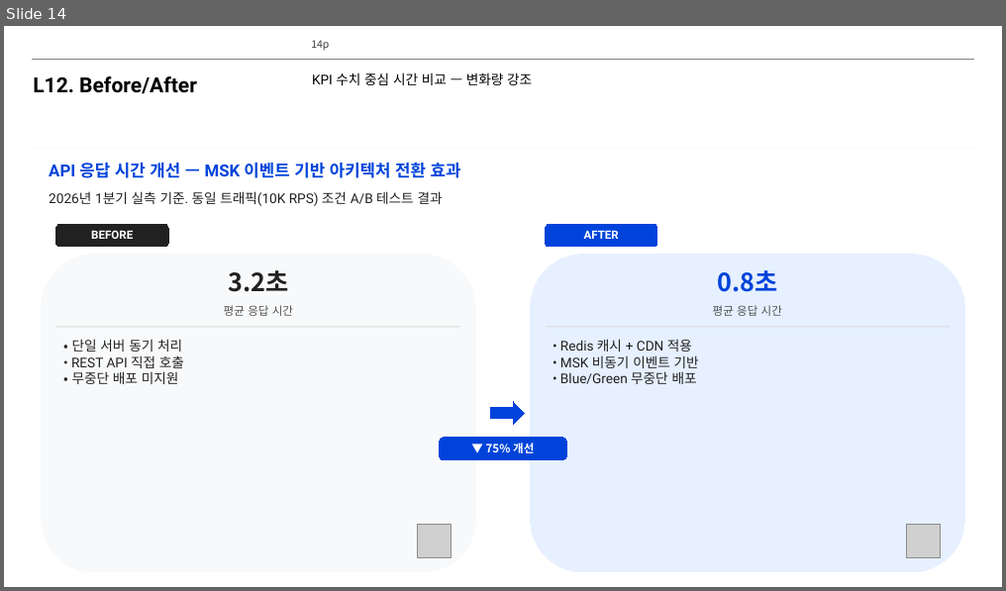
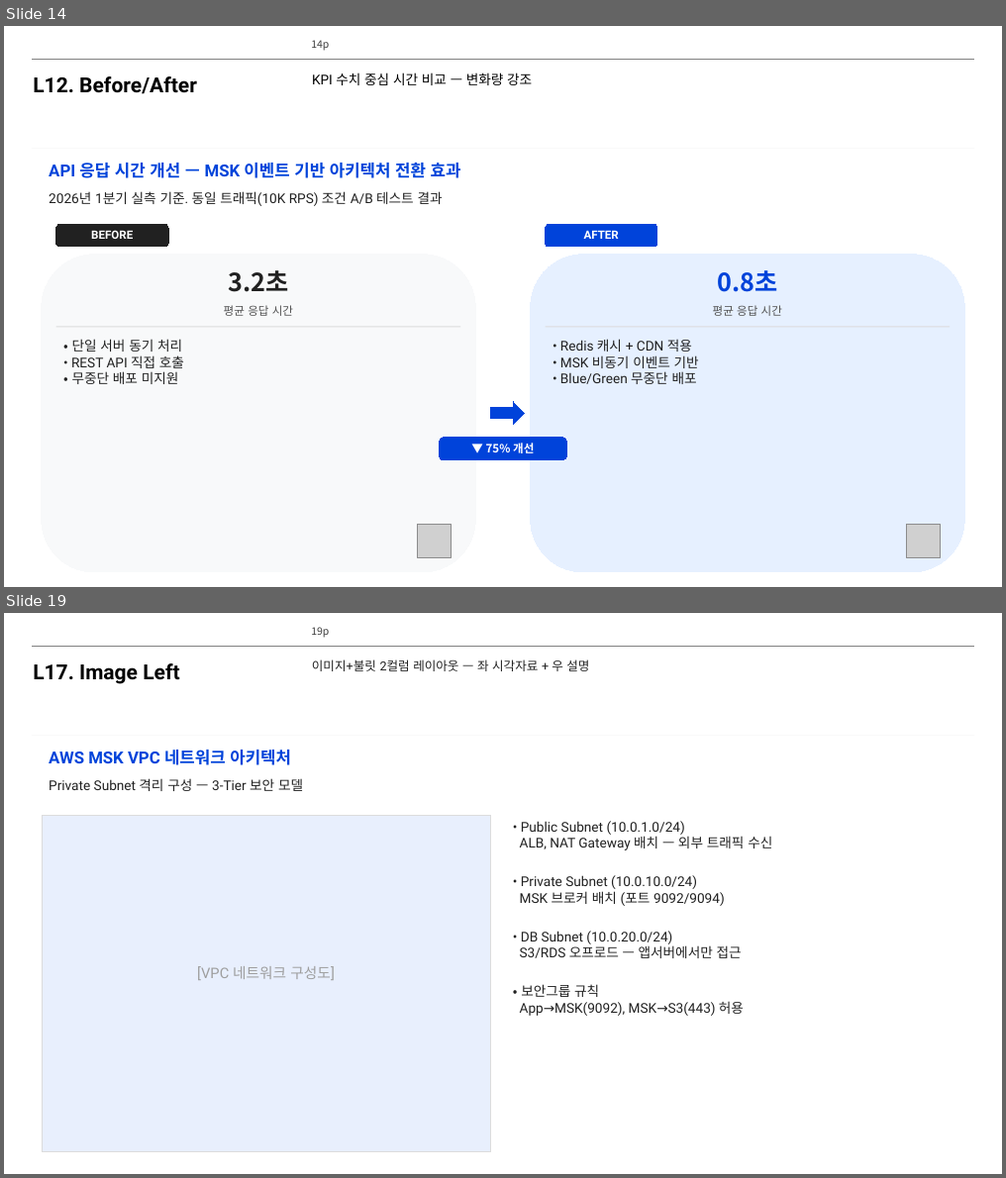
Before and after one commit to lhs6395-hslee/project-steer, a slide deck: results/pptx/AWS_MSK_Expert_Intro.pptx. Shown one above the other, each under a label of ours: slide 14 before the commit, slides 14 and 19 after it; the slides between them are not shown. The pictures are 1006x591 and 1006x1178 pixels, drawn with LibreOffice and Linux fonts; fonts in the diff are those of the drawing; grey boxes stand for pictures; background and template pictures are left out. Boxes give left, top, right and bottom in pixels: in the first picture for what was removed or moved away, otherwise in the second. Text is boxed around its words. In the diff, an @@ line names an element or a change of style, - is before the commit and + after.

```diff
--- a/results/pptx/AWS_MSK_Expert_Intro.pptx
+++ b/results/pptx/AWS_MSK_Expert_Intro.pptx
@@ slide 19 added at [4, 613, 1002, 1174], background #FFFFFF; not listed: 3 template elements that a slide beside it also shows @@
@@ text added at [33, 663, 179, 684], 20 pt, text #000000, bold @@
+L17. Image Left
@@ text added at [312, 660, 589, 671], 12 pt, text #212121 @@
+이미지+불릿 2컬럼 레이아웃 — 좌 시각자료 + 우 설명
@@ text added at [49, 750, 291, 765], 16 pt, text #0043DA, bold @@
+AWS MSK VPC 네트워크 아키텍처
@@ text added at [49, 778, 303, 791], 13 pt, text #212121 @@
+Private Subnet 격리 구성 — 3-Tier 보안 모델
@@ rectangle added at [42, 815, 491, 1152], fill #E8EFFD, outline #DCDCDC 0.5 pt @@
@@ text added at [520, 821, 772, 1016], 13 pt, text #212121 @@
+• Public Subnet (10.0.1.0/24)
+ALB, NAT Gateway 배치 — 외부 트래픽 수신
+• Private Subnet (10.0.10.0/24)
+MSK 브로커 배치 (포트 9092/9094)
+• DB Subnet (10.0.20.0/24)
+S3/RDS 오프로드 — 앱서버에서만 접근
+• 보안그룹 규칙
+App→MSK(9092), MSK→S3(443) 허용
@@ text added at [197, 966, 335, 980], 14 pt, text #9E9E9E @@
+[VPC 네트워크 구성도]
```
Also in this commit, not shown: 8 slides changed, 7 other slides added, 9 other files.
